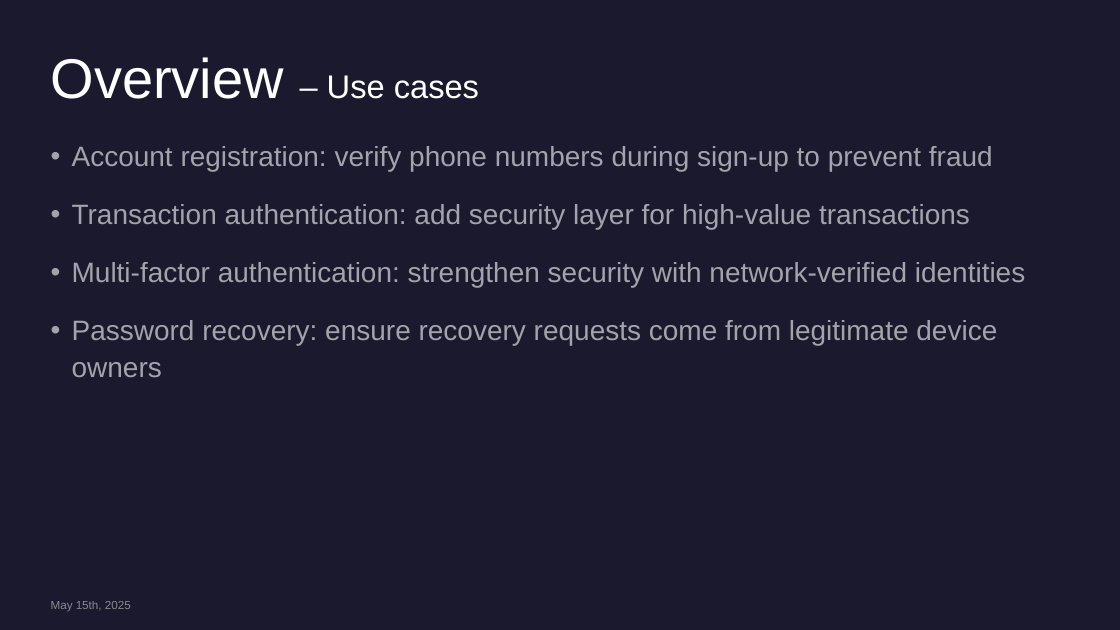
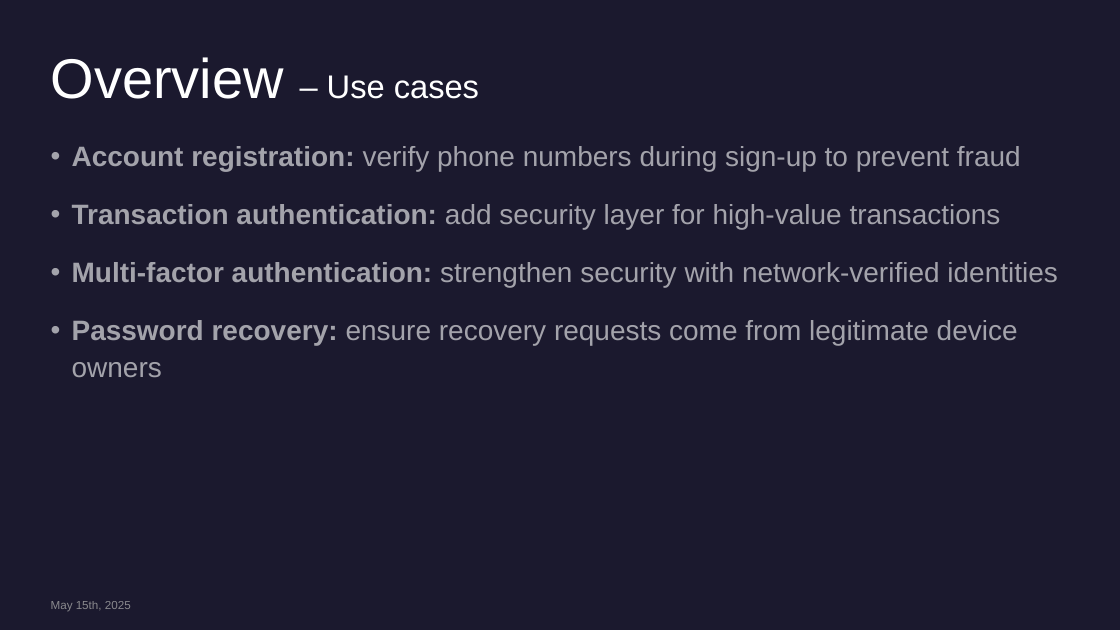
Before and after one commit to sergiosaraiva/number-verification-service, a slide deck: slide 6 of docs/Number Verification Microservice.pptx. Drawn at 1120x630 pixels with LibreOffice and Linux fonts; fonts in the diff are those of the drawing. Boxes give left, top, right and bottom in pixels: in the first picture for what was removed or moved away, otherwise in the second. Text is boxed around its words. In the diff, an @@ line names an element or a change of style, - is before the commit and + after.

Commit message:
initial implementation of Number Verification Service

```diff
--- a/docs/Number Verification Microservice.pptx
+++ b/docs/Number Verification Microservice.pptx
@@ text "Account registration: verify phone numbers ..." at box(72, 146, 1057, 377): bold on in "Account registration:", "Transaction authentication:", "Multi-factor authentication:", "Password recovery:" @@
```
Also in this commit, not shown: 4 other slides changed, 1 slide removed, 1 other file.
